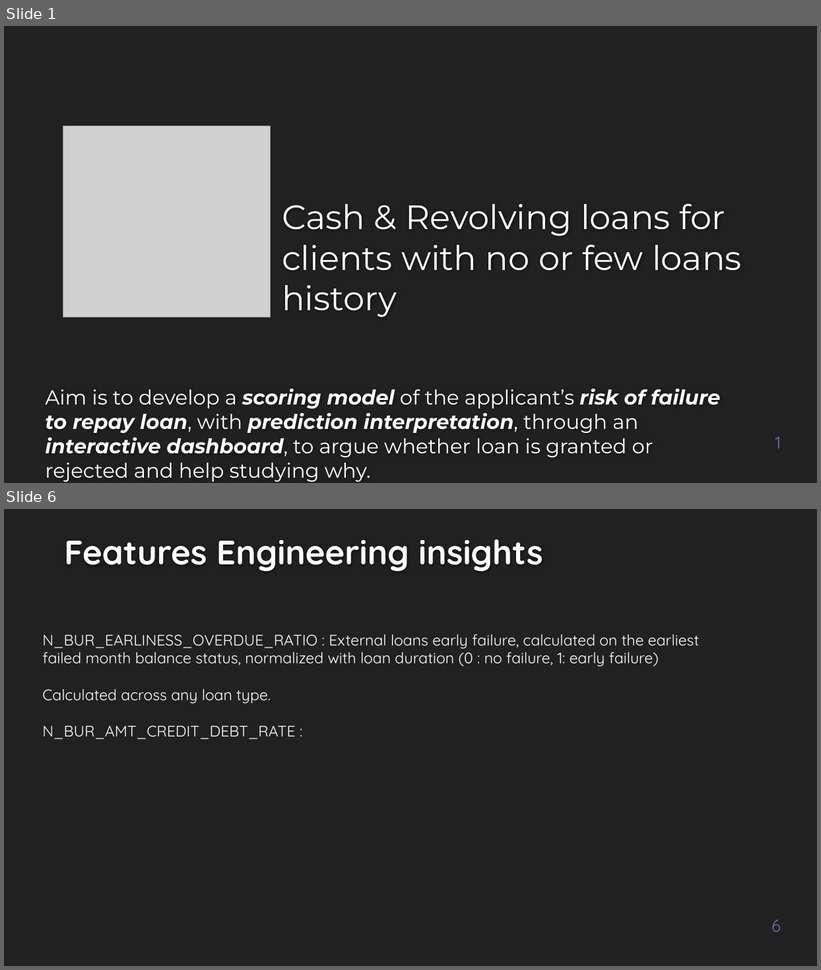
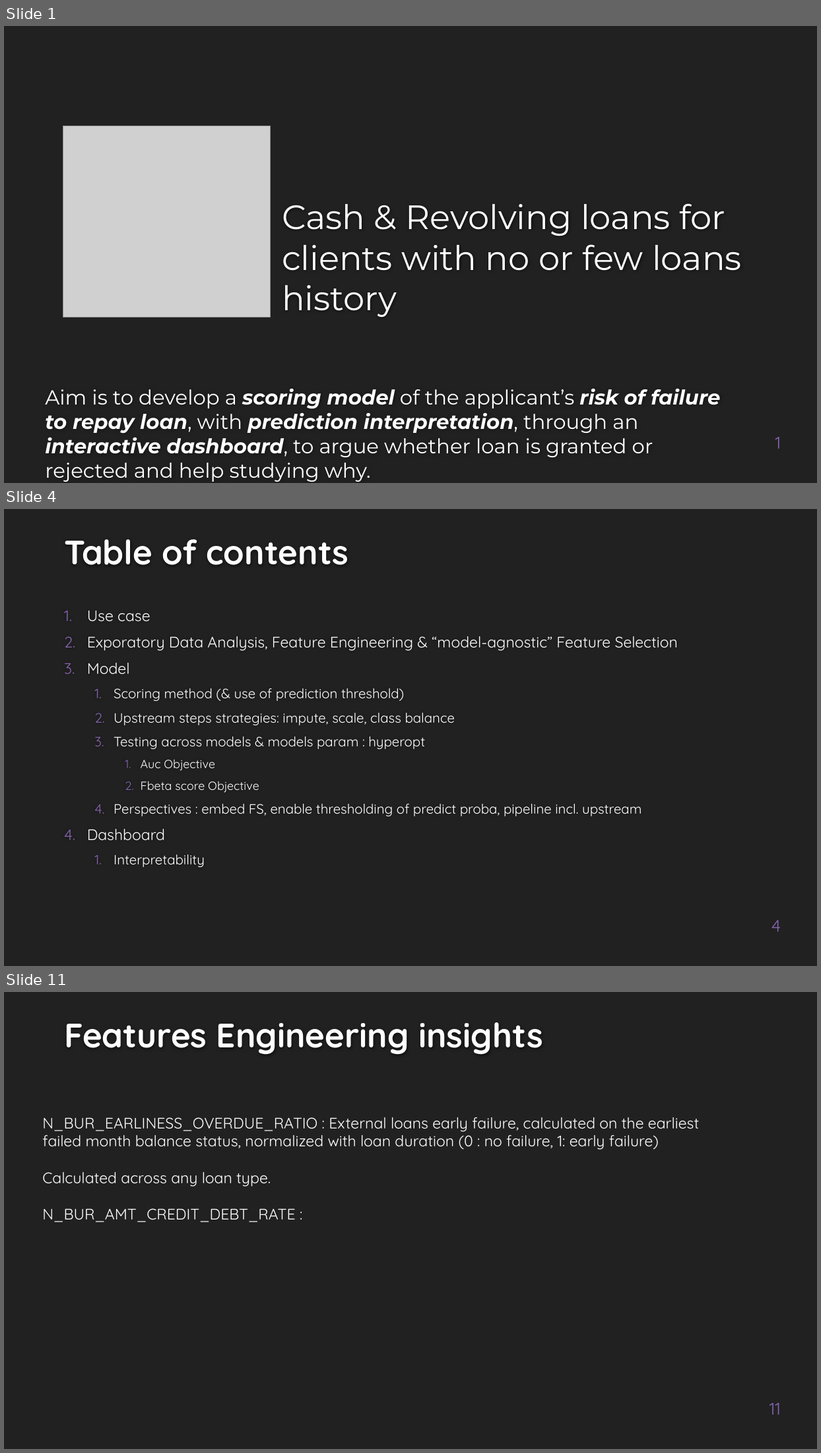
Before and after one commit to EtienneLardeur/P7_Scoring, a slide deck: P7_Support.pptx. Shown one above the other, each under a label of ours: slides 1 and 6 before the commit, slides 1, 4 and 11 after it; the slides between them are not shown. The pictures are 821x970 and 821x1453 pixels, drawn with LibreOffice and Linux fonts; fonts in the diff are those of the drawing; grey boxes stand for pictures; background and template pictures are left out. Boxes give left, top, right and bottom in pixels: in the first picture for what was removed or moved away, otherwise in the second. Text is boxed around its words. In the diff, an @@ line names an element or a change of style, - is before the commit and + after.

Commit message:
EDA, FE, FS  : OK incl. ppt
still an issue with borutashap but -> perspectives

```diff
--- a/P7_Support.pptx
+++ b/P7_Support.pptx
@@ slide 4 added at <box>4,509,817,966</box>, background #212121 @@
@@ title added at <box>64,539,349,565</box>, 40 pt, text #FEFEFE, bold @@
+Table of contents
@@ text added at <box>87,611,678,867</box>, 16 pt, text #FFFFFF @@
+1. Use case
+2. Exporatory Data Analysis, Feature Engineering & “model-agnostic” Feature Selection
+3. Model
+  1. Scoring method (& use of prediction threshold)
+  2. Upstream steps strategies: impute, scale, class balance
+  3. Testing across models & models param : hyperopt
+    1. Auc Objective
+    2. Fbeta score Objective
+  4. Perspectives : embed FS, enable thresholding of predict proba, pipeline incl. upstream
+4. Dashboard
+  1. Interpretability
@@ page number added at <box>772,920,781,932</box>, 20 pt, text #8664B0 @@
+4
@@ what was slide 6 is now slide 11 @@
@@ page number at <box>770,1403,781,1415</box>: text changed @@
-6
+11
```
Also in this commit, not shown: 4 slides changed, 6 other slides added, 5 other files.
